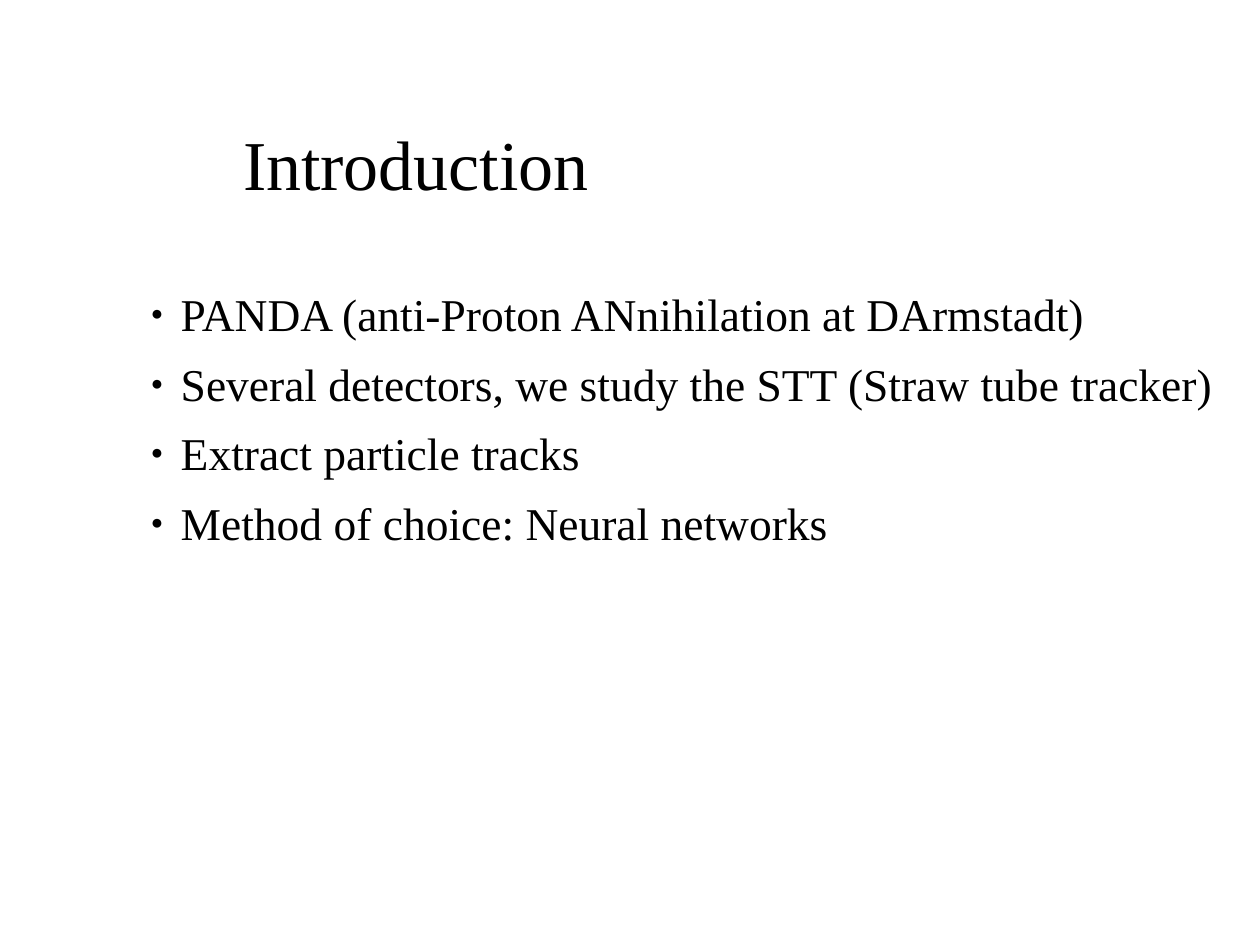
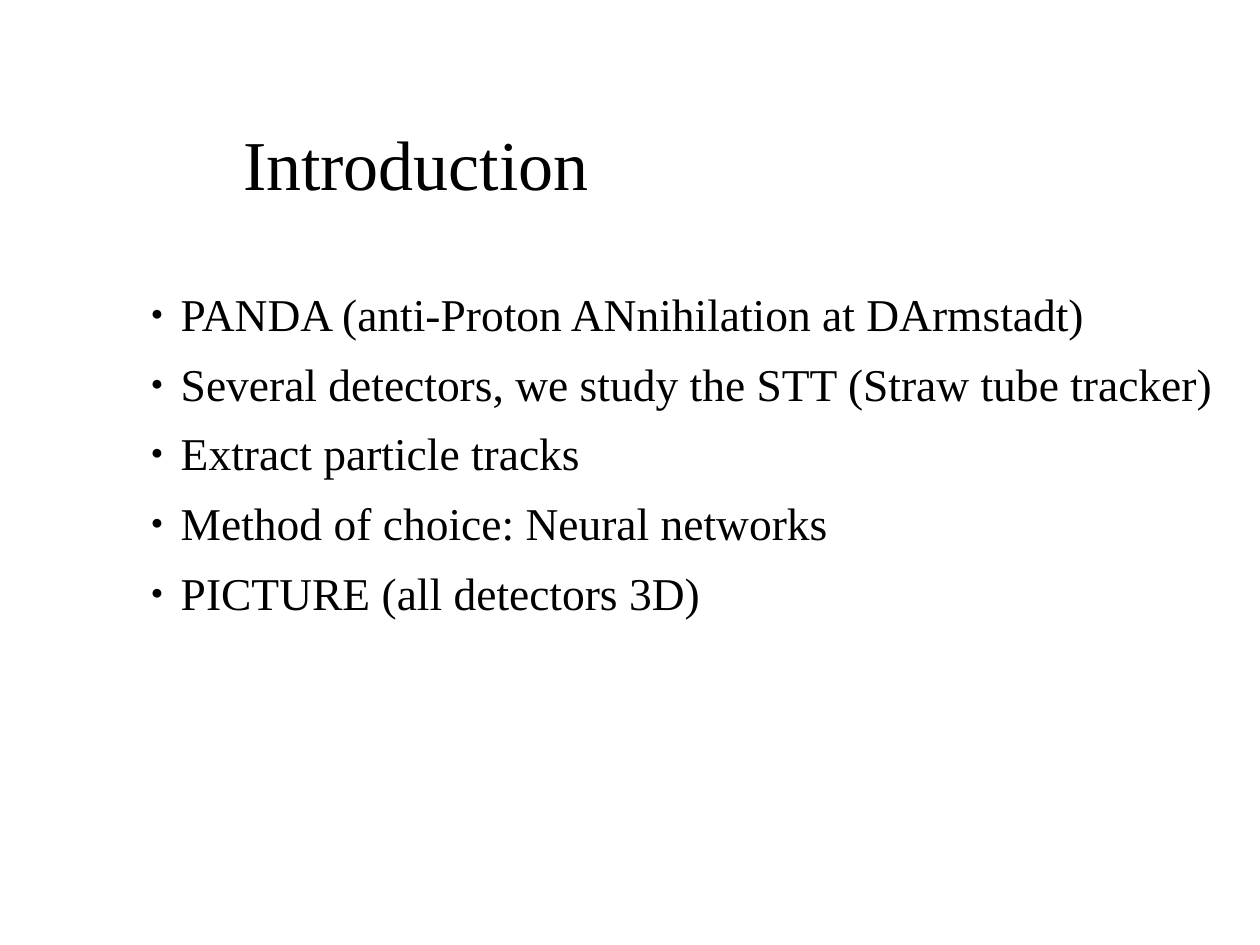
Before and after one commit to aaaaarvi/Projektarbete17, a slide deck: slide 2 of presentation/presentation.odp. Drawn at 1260x945 pixels with LibreOffice and Linux fonts; fonts in the diff are those of the drawing; background and template pictures are left out. Boxes give left, top, right and bottom in pixels: in the first picture for what was removed or moved away, otherwise in the second. Text is boxed around its words. In the diff, an @@ line names an element or a change of style, - is before the commit and + after.

```diff
--- a/presentation/presentation.odp
+++ b/presentation/presentation.odp
@@ text at (181, 578, 700, 619): paragraph added @@
+● PICTURE (all detectors 3D)
```
Also in this commit, not shown: 5 other slides changed, 1 slide added, 1 slide removed.
